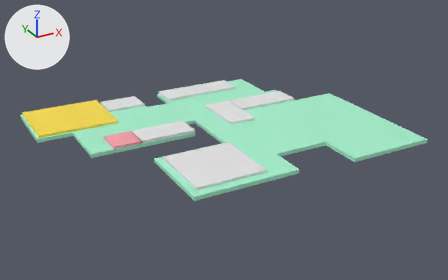
The glTF model public/models/schoolmap_1F.glb as it was, and as the next commit left it.
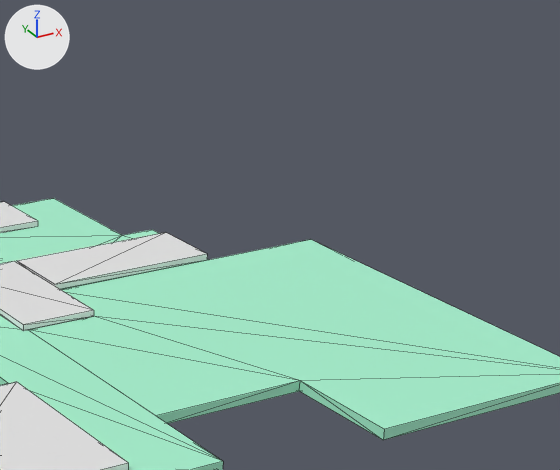
Old and new are each drawn whole from a 50 mm lens placed at (-8.9, -11.05, 6.72), pointed at (-1.81, 1.85, 0.27) and again close up on the part from 50% to 93% of the width and 4% to 62% of the height. The axes (+X, +Y, +Z) are drawn at upper left. The lights are the same throughout. The first two pictures are the older version. The close-ups show mesh edges as thin lines. Where no turn or scale is listed for an object, it has been applied to the vertices.

The first close-up shows '106', '108', '111', '1F', '1F_ground', '225-1F'.
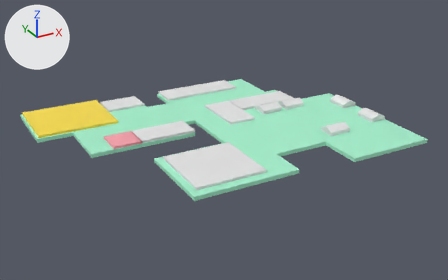
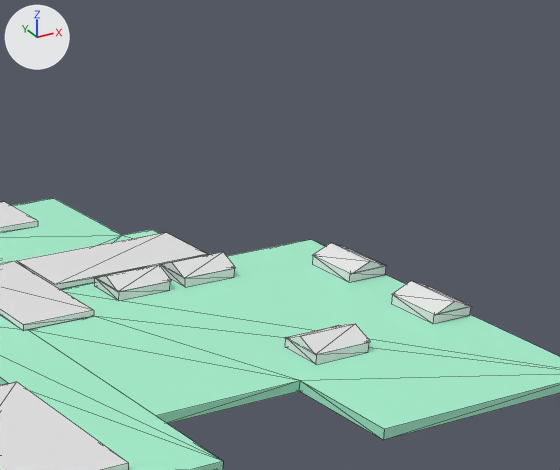
Where the newer file only moved an object's origin or applied its transform, the numbers keep the older frame.

Where the change shows, as pixel boxes [x1, y1, x2, y2] in the close-ups (560 x 470 px):
'stall3', added: after [285, 324, 370, 364]
'stall4', added: after [392, 281, 472, 324]
'stall2', added: after [93, 265, 171, 301]
'stall5', added: after [313, 243, 387, 283]
'stall1', added: after [159, 252, 236, 287]

Edits to the bpy script that builds the scene:
```text
Add me_立方体_005:
    me_立方体_005.from_pydata(...)  # 14 vertices, 20 faces; spans x -0.219..0.218, y -0.3..0.3, z -0.216..-0.03
Add me_立方体_003:
    me_立方体_003.from_pydata(...)  # 14 vertices, 20 faces; spans x -0.3..0.3, y -0.218..0.219, z -0.216..-0.03
Add ob_stall5:
    ob_stall5 = bpy.data.objects.new('stall5', me_立方体_005)
    ob_stall5.location = (2.036, 1.853, 0.794)
Add ob_stall4:
    ob_stall4 = bpy.data.objects.new('stall4', me_立方体_005.copy())
    ob_stall4.location = (2.027, 0.652, 0.794)
Add ob_stall3:
    ob_stall3 = bpy.data.objects.new('stall3', me_立方体_003)
    ob_stall3.location = (0.594, 0.36, 0.794)
Add ob_stall2:
    ob_stall2 = bpy.data.objects.new('stall2', me_立方体_003.copy())
    ob_stall2.location = (-0.087, 2.445, 0.794)
Add ob_stall1:
    ob_stall1 = bpy.data.objects.new('stall1', me_立方体_003.copy())
    ob_stall1.location = (0.655, 2.445, 0.794)
```
